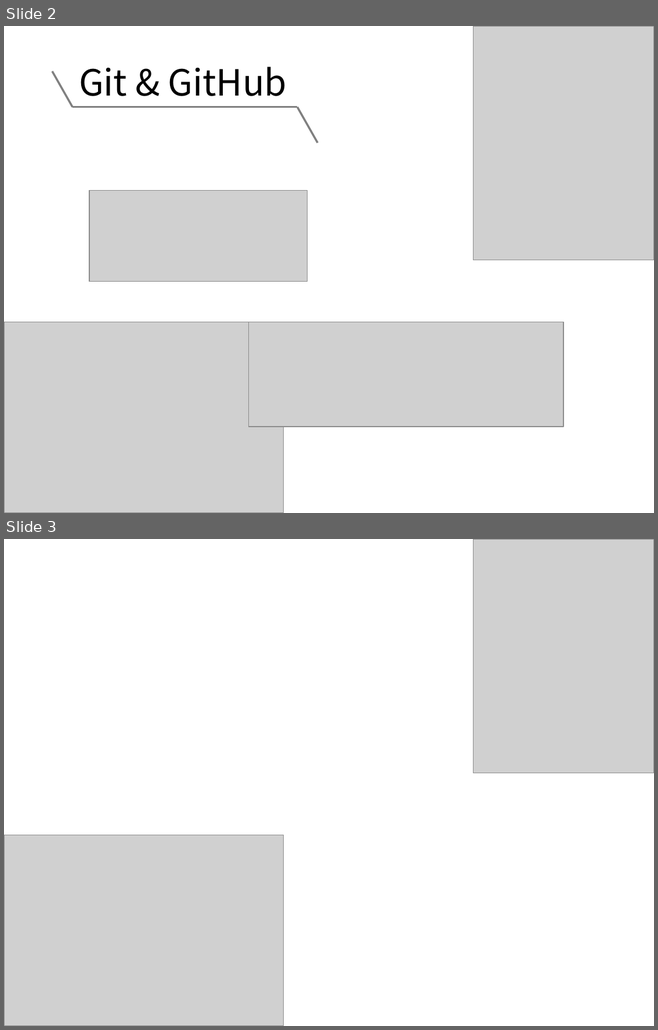
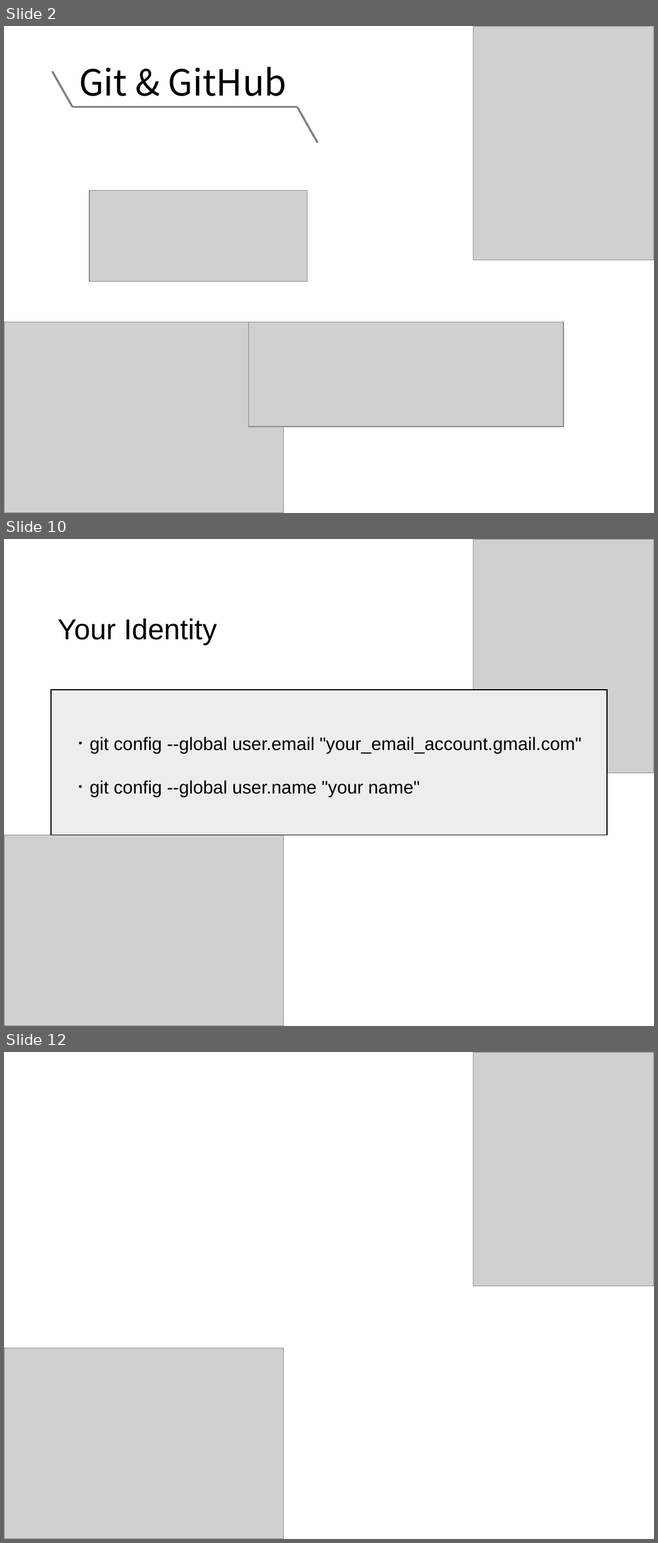
Before and after one commit to NCKU-BDA-2020/TA_Git_GitHub, a slide deck: TA_Class_III.pptx. Shown one above the other, each under a label of ours: slides 2 and 3 before the commit, slides 2, 10 and 12 after it; the slides between them are not shown. The pictures are 658x1030 and 658x1543 pixels, drawn with LibreOffice and Linux fonts; fonts in the diff are those of the drawing; grey boxes stand for pictures. Boxes give left, top, right and bottom in pixels: in the first picture for what was removed or moved away, otherwise in the second. Text is boxed around its words. In the diff, an @@ line names an element or a change of style, - is before the commit and + after.

Commit message:
Modify the PPT

```diff
--- a/TA_Class_III.pptx
+++ b/TA_Class_III.pptx
@@ slide 10 added at (4,539,654,1026), background #FFFFFF @@
@@ picture added at (473,539,654,773) @@
@@ text added at (57,618,217,645), 32 pt, text #000000 @@
+Your Identity
@@ rectangle added at (51,690,606,835), fill #EDEDED, outline #000000 1 pt @@
@@ text added at (71,737,581,798), 20 pt, text #000000 @@
+．git config --global user.email "your_email_account.gmail.com"
+．git config --global user.name "your name"
@@ picture added at (4,835,284,1026) @@
@@ what was slide 3 is now slide 12 @@
```
Also in this commit, not shown: 15 other slides added.
